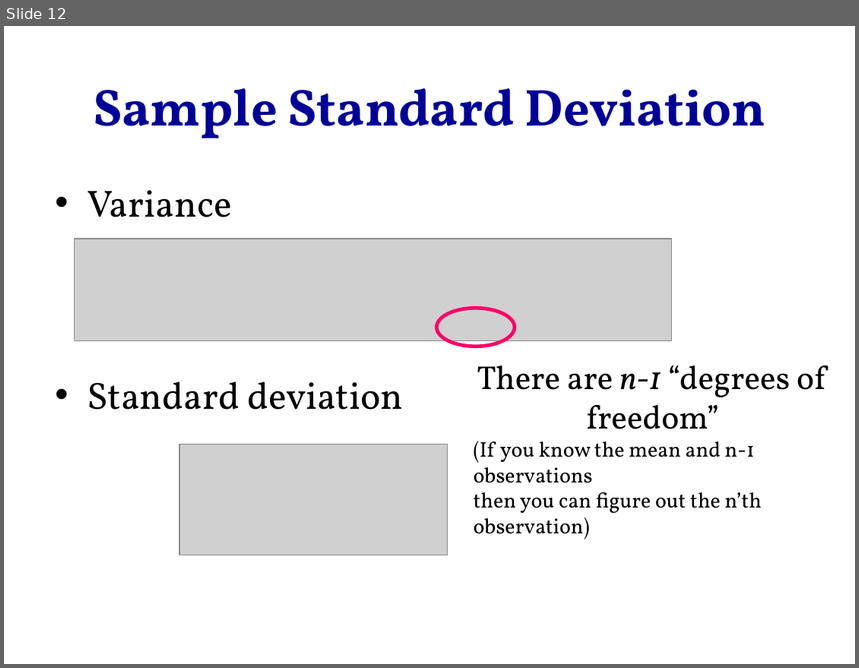
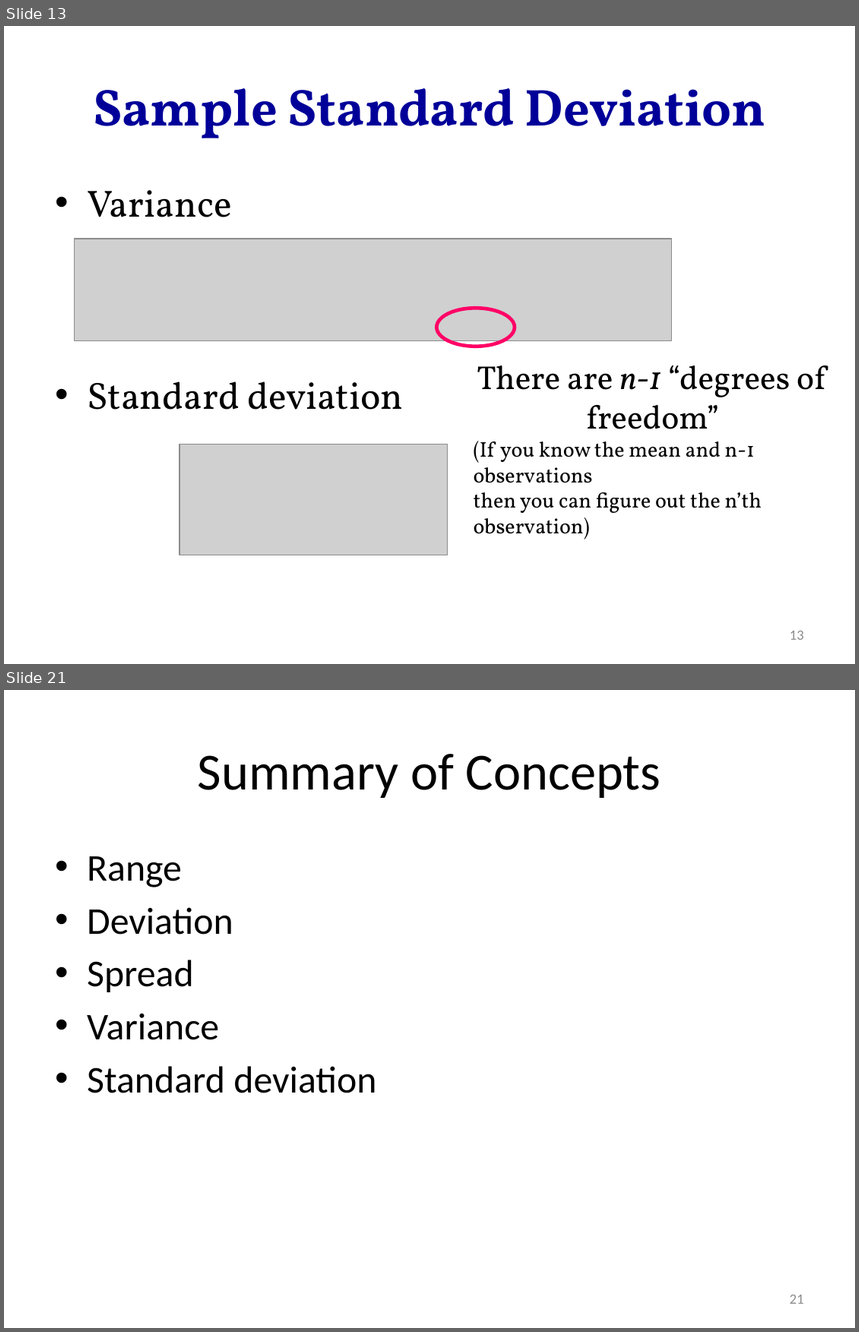
Before and after one commit to hejibo/Psychological-Statistics, a slide deck: Lecture 3- Measure of Dispersion/Lecture 3- Measure of Dispersion.pptx. Shown one above the other, each under a label of ours: slide 12 before the commit, slides 13 and 21 after it; the slides between them are not shown. The pictures are 859x668 and 859x1332 pixels, drawn with LibreOffice and Linux fonts; fonts in the diff are those of the drawing; grey boxes stand for pictures. Boxes give left, top, right and bottom in pixels: in the first picture for what was removed or moved away, otherwise in the second. Text is boxed around its words. In the diff, an @@ line names an element or a change of style, - is before the commit and + after.

```diff
--- a/Lecture 3- Measure of Dispersion/Lecture 3- Measure of Dispersion.pptx
+++ b/Lecture 3- Measure of Dispersion/Lecture 3- Measure of Dispersion.pptx
@@ slide 21 added at bbox=[4, 690, 855, 1328], background #FFFFFF @@
@@ title added at bbox=[198, 754, 661, 798], 44 pt, text #000000 @@
+Summary of Concepts
@@ text added at bbox=[87, 856, 376, 1094], 32 pt, text #000000 @@
+• Range
+• Deviation
+• Spread
+• Variance
+• Standard deviation
@@ page number added at bbox=[790, 1295, 804, 1304], 12 pt, text #8C8C8C @@
+21
@@ what was slide 12 is now slide 13 @@
@@ slide 13 changed as well @@
@@ page number added at bbox=[790, 631, 804, 640], 12 pt, text #8C8C8C @@
+13
```
Also in this commit, not shown: 11 other slides changed, 8 other slides added, 13 other files.
